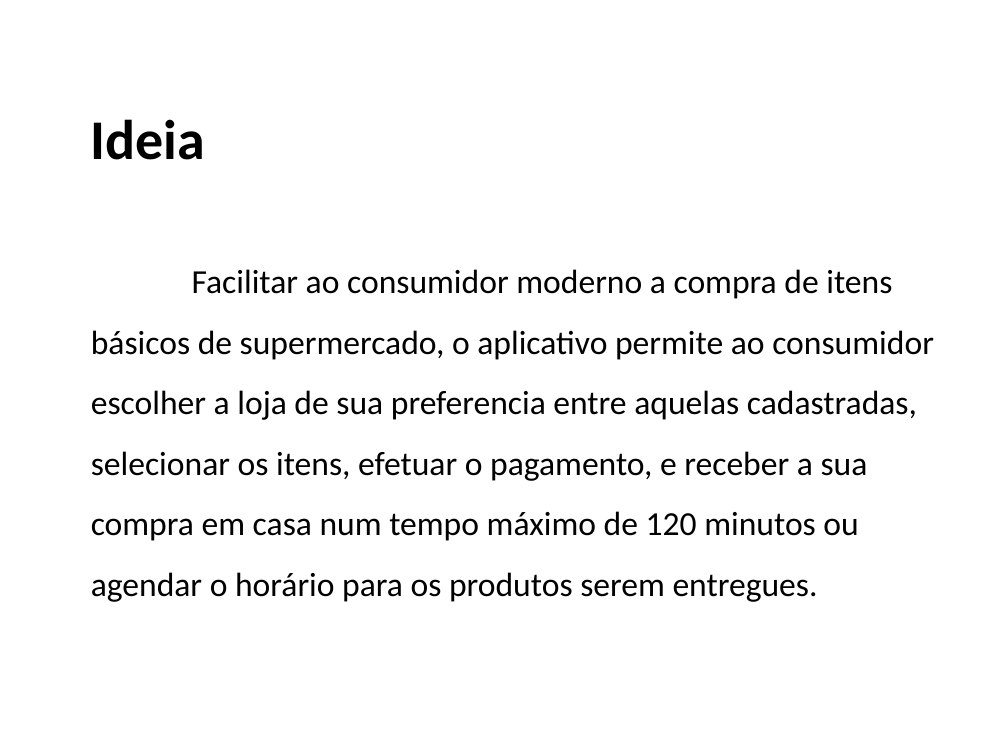
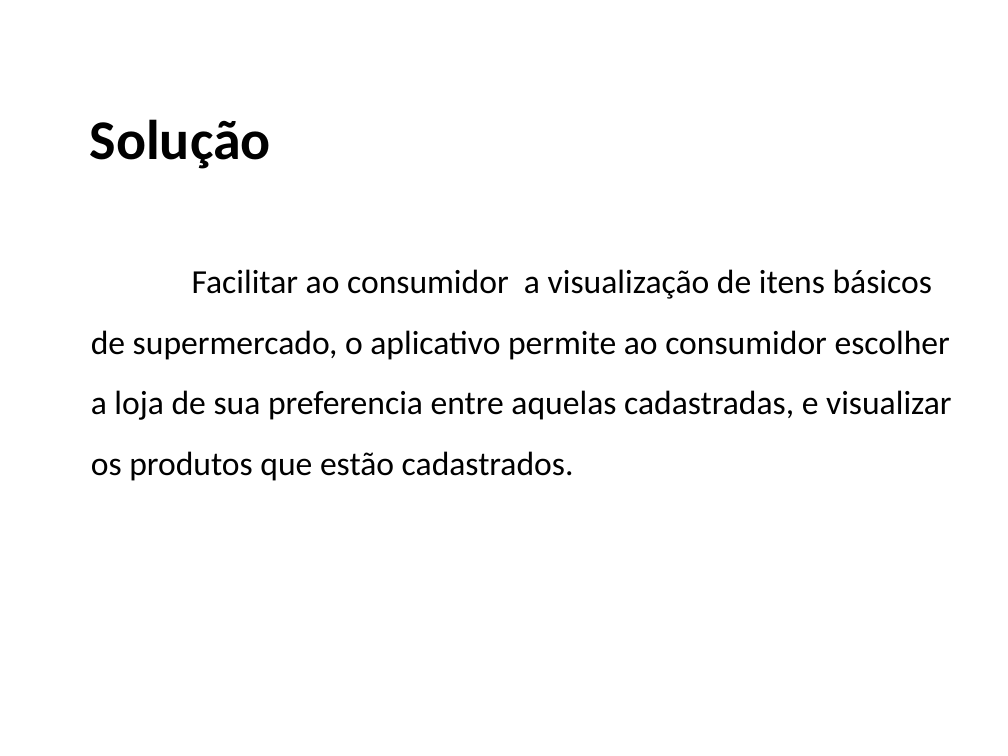
Before and after one commit to ProjetoAC/Luan---Market-For-You, a slide deck: slide 3 of Market For You.pptx. Drawn at 1008x756 pixels with LibreOffice and Linux fonts; fonts in the diff are those of the drawing; background and template pictures are left out. Boxes give left, top, right and bottom in pixels: in the first picture for what was removed or moved away, otherwise in the second. Text is boxed around its words. In the diff, an @@ line names an element or a change of style, - is before the commit and + after.

```diff
--- a/Market For You.pptx
+++ b/Market For You.pptx
@@ text at (x1=90, y1=119, x2=271, y2=169): text changed @@
-Ideia
+Solução
@@ text at (x1=91, y1=269, x2=952, y2=481): text changed @@
-Facilitar ao consumidor moderno a compra de itens básicos de supermercado, o aplicativo permite ao consumidor escolher a loja de sua preferencia entre aquelas cadastradas, selecionar os itens, efetuar o pagamento, e receber a sua compra em casa num tempo máximo de 120 minutos ou agendar o horário para os produtos serem entregues.
+Facilitar ao consumidor a visualização de itens básicos de supermercado, o aplicativo permite ao consumidor escolher a loja de sua preferencia entre aquelas cadastradas, e visualizar os produtos que estão cadastrados.
```
Also in this commit, not shown: 4 other slides changed, 3 slides added, 2 slides removed.
